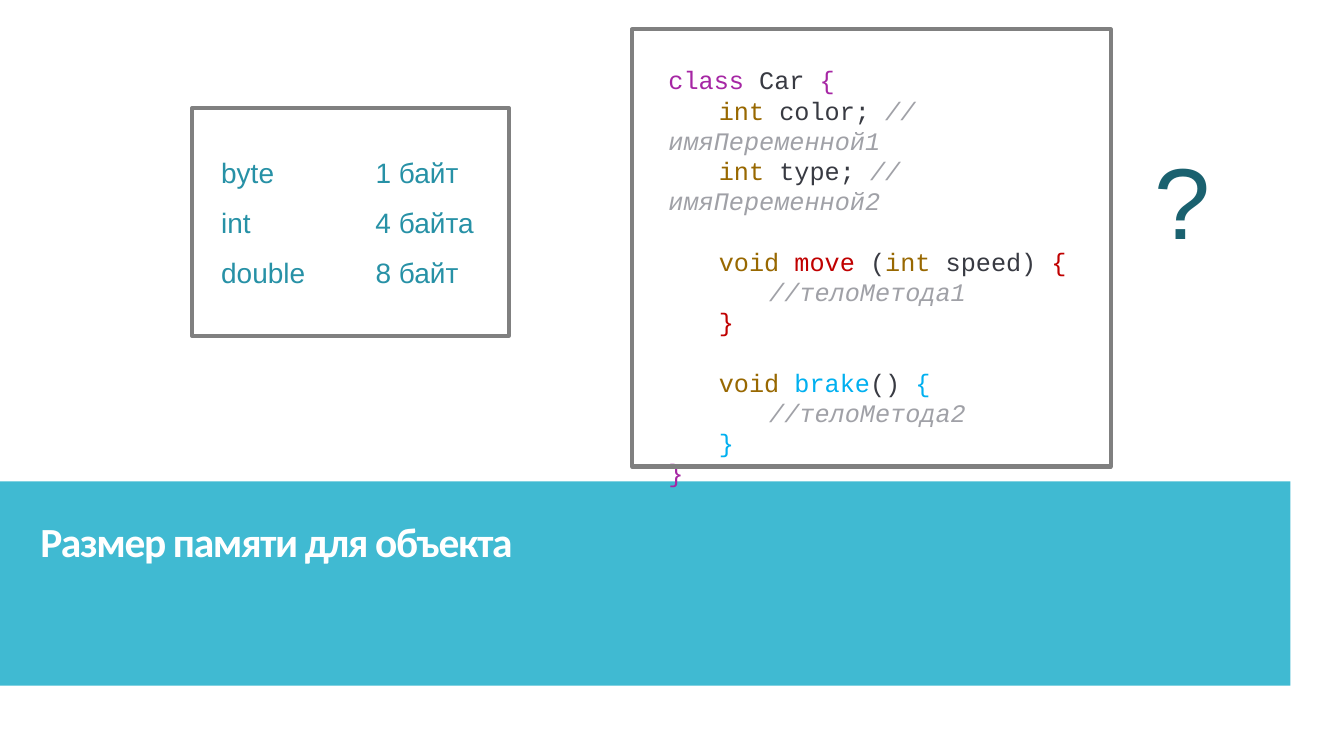
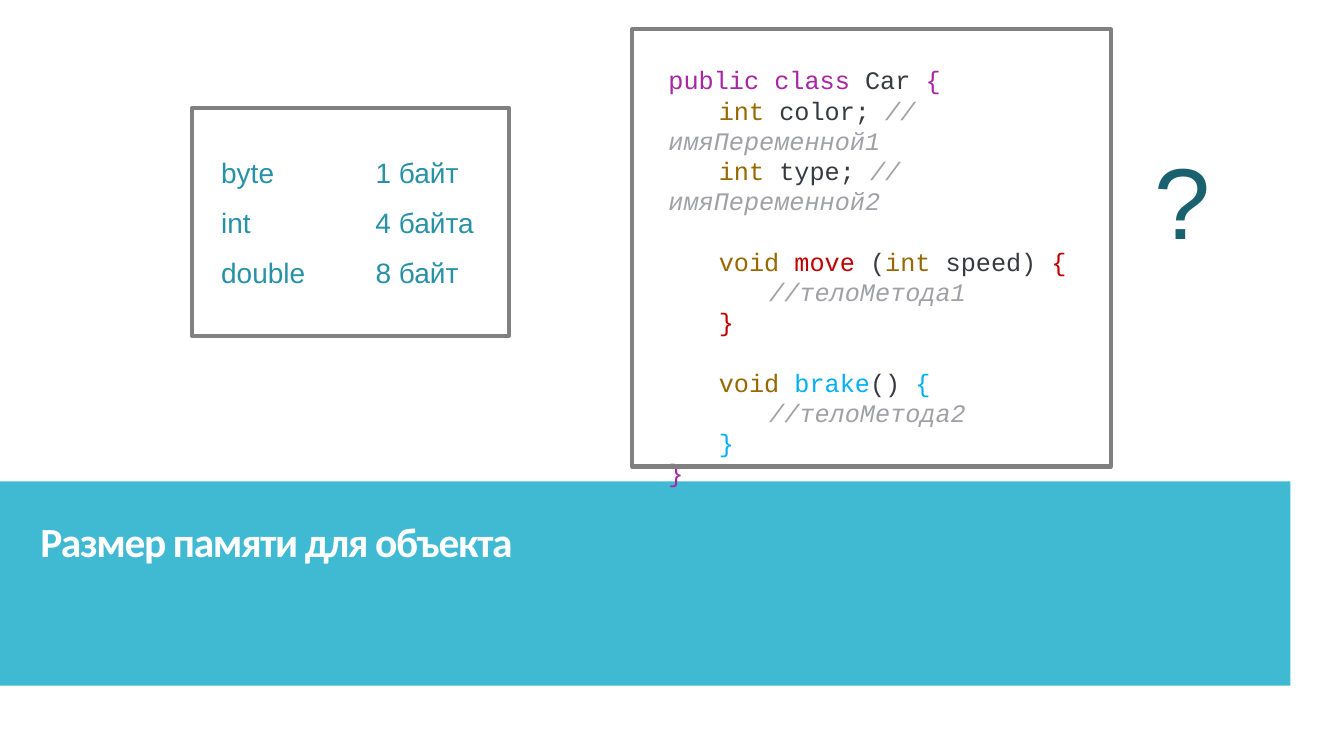
Before and after one commit to IriEfremova/LessonsCube, a slide deck: slide 13 of Samsung/Lesson10/OOP.pptx (slide 12 before the commit). Drawn at 1344x756 pixels with LibreOffice and Linux fonts; fonts in the diff are those of the drawing. Boxes give left, top, right and bottom in pixels: in the first picture for what was removed or moved away, otherwise in the second. Text is boxed around its words. In the diff, an @@ line names an element or a change of style, - is before the commit and + after.

```diff
--- a/Samsung/Lesson10/OOP.pptx
+++ b/Samsung/Lesson10/OOP.pptx
@@ text at [668, 71, 910, 95]: text changed @@
-class Car {
+public class Car {
```
Also in this commit, not shown: 7 other slides changed, 4 slides added, 4 other files.
